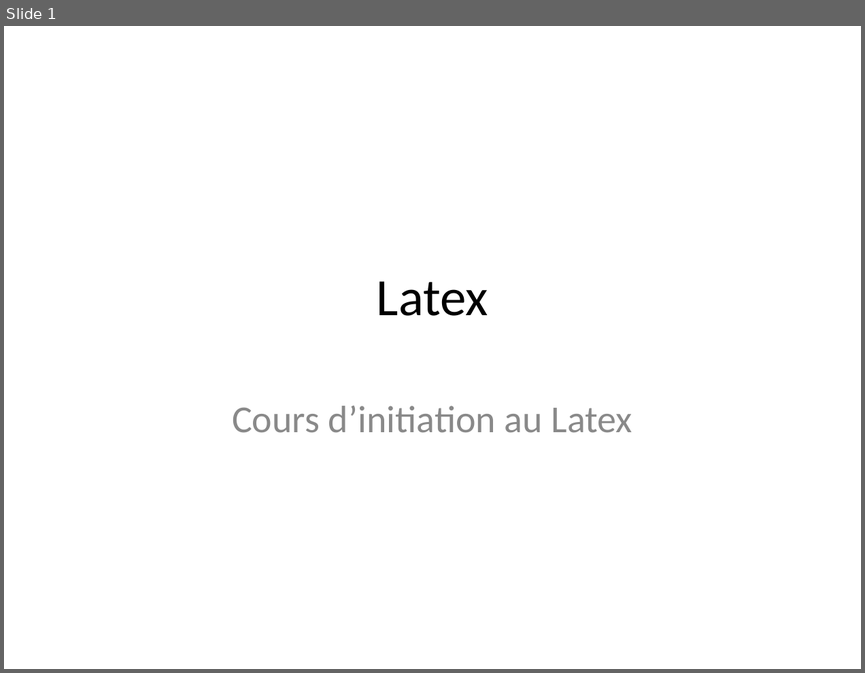
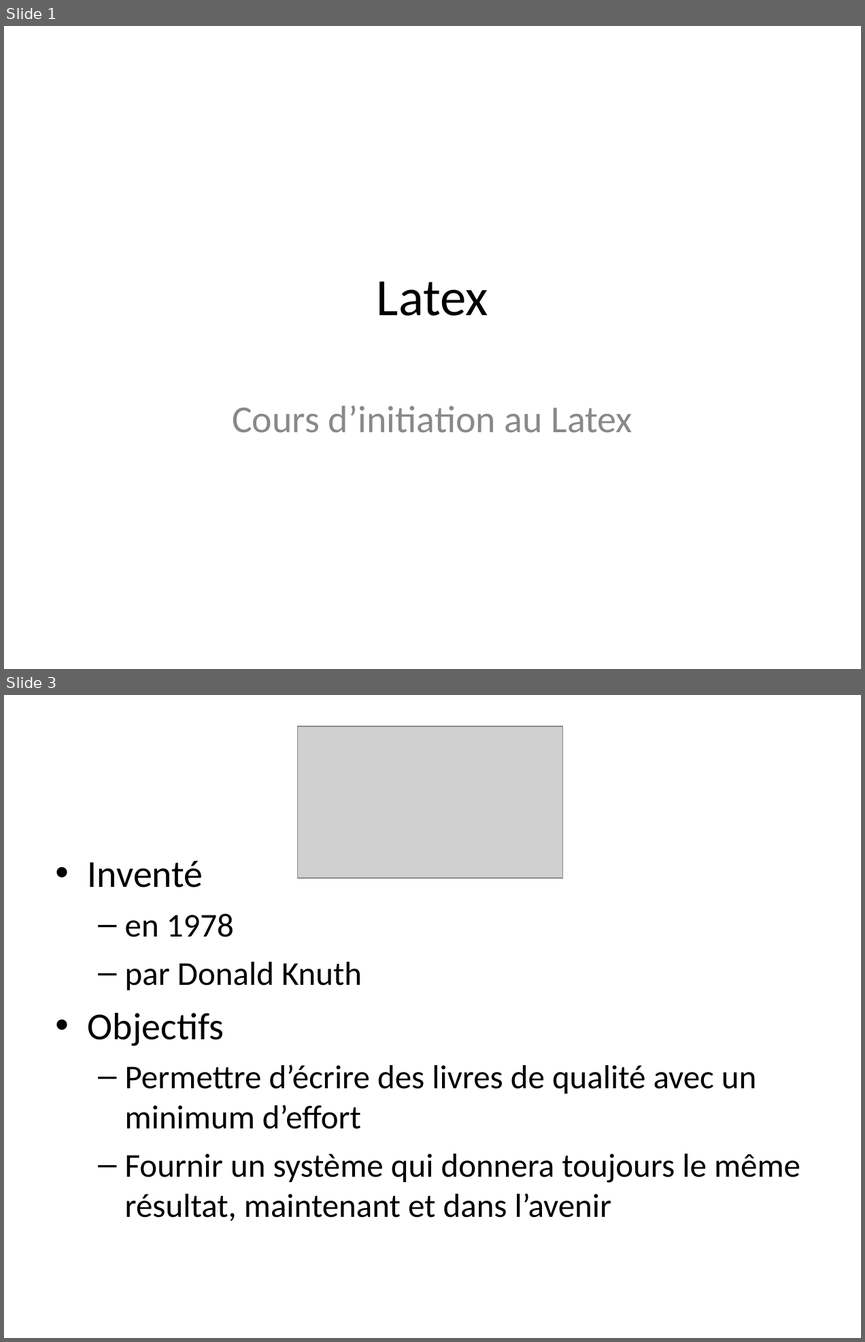
Before and after one commit to MC-Course/LaTeX, a slide deck: Cours 1/Latex.ppt. Shown one above the other, each under a label of ours: slide 1 before the commit, slides 1 and 3 after it; the slides between them are not shown. The pictures are 865x673 and 865x1342 pixels, drawn with LibreOffice and Linux fonts; fonts in the diff are those of the drawing; grey boxes stand for pictures. Boxes give left, top, right and bottom in pixels: in the first picture for what was removed or moved away, otherwise in the second. Text is boxed around its words. In the diff, an @@ line names an element or a change of style, - is before the commit and + after.

```diff
--- a/Cours 1/Latex.ppt
+++ b/Cours 1/Latex.ppt
@@ slide 3 added at (4, 695, 861, 1338), background #FFFFFF @@
@@ picture added at (298, 726, 563, 877) @@
@@ text added at (88, 860, 800, 1221), 28 pt, text #000000 @@
+• Inventé
+  – en 1978
+  – par Donald Knuth
+• Objectifs
+  – Permettre d’écrire des livres de qualité avec un minimum d’effort
+  – Fournir un système qui donnera toujours le même résultat, maintenant et dans l’avenir
```
Also in this commit, not shown: 8 other slides added, 1 slide removed, 8 other files.
